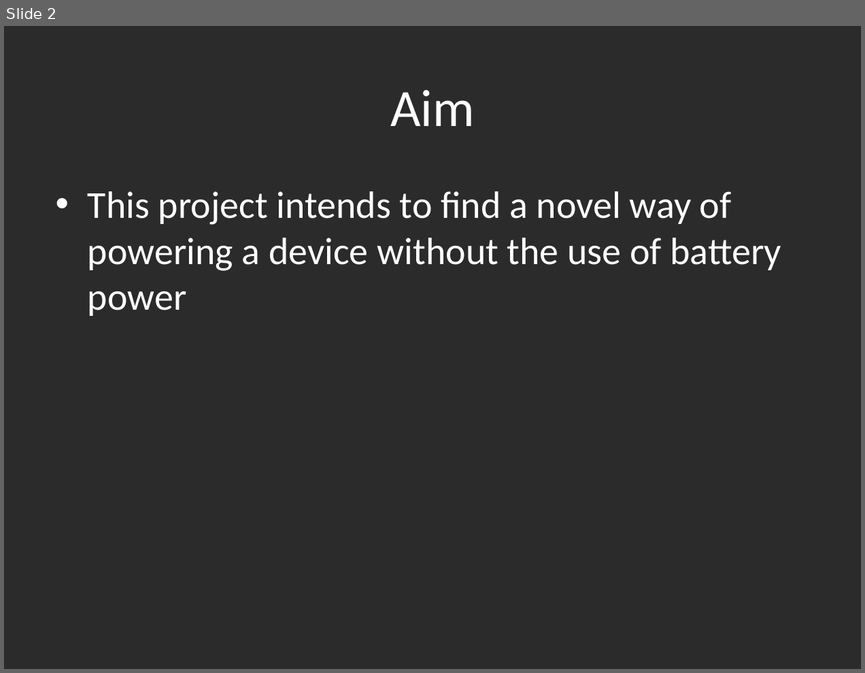
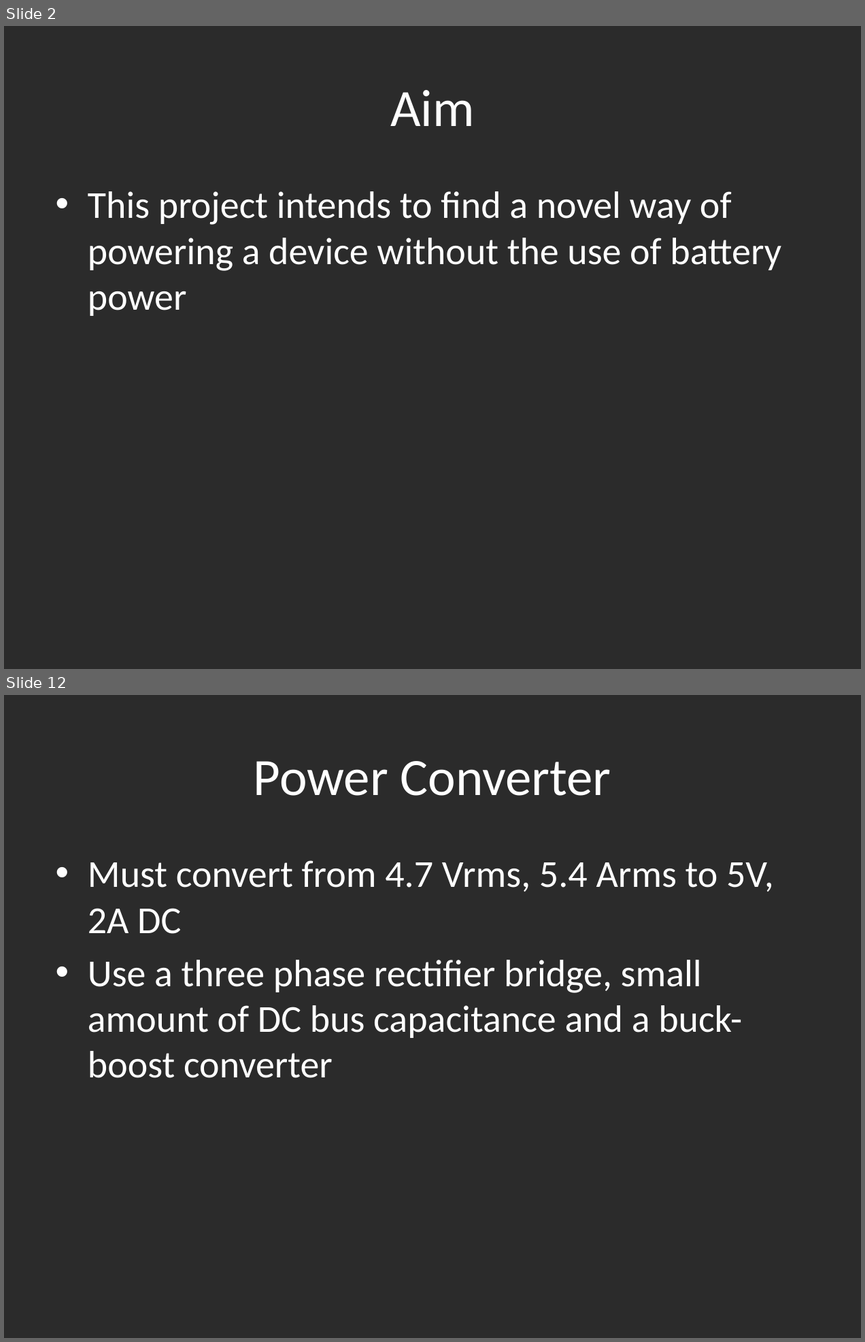
Before and after one commit to mickeyboss123/enel427, a slide deck: Powerpoint for Orals.pptx. Shown one above the other, each under a label of ours: slide 2 before the commit, slides 2 and 12 after it; the slides between them are not shown. The pictures are 865x673 and 865x1342 pixels, drawn with LibreOffice and Linux fonts; fonts in the diff are those of the drawing; background and template pictures are left out; a plain dark background stands for a picture behind light text. Boxes give left, top, right and bottom in pixels: in the first picture for what was removed or moved away, otherwise in the second. Text is boxed around its words. In the diff, an @@ line names an element or a change of style, - is before the commit and + after.

```diff
--- a/Powerpoint for Orals.pptx
+++ b/Powerpoint for Orals.pptx
@@ slide 12 added at <box>4,695,861,1338</box>, background picture (left out) @@
@@ title added at <box>254,761,611,796</box>, 44 pt, text #FFFFFF @@
+Power Converter
@@ text added at <box>88,860,774,1078</box>, 32 pt, text #FFFFFF @@
+• Must convert from 4.7 Vrms, 5.4 Arms to 5V, 2A DC
+• Use a three phase rectifier bridge, small amount of DC bus capacitance and a buck-boost converter
```
Also in this commit, not shown: 1 slide changed, 19 other slides added, 1 slide removed, 4 other files.
